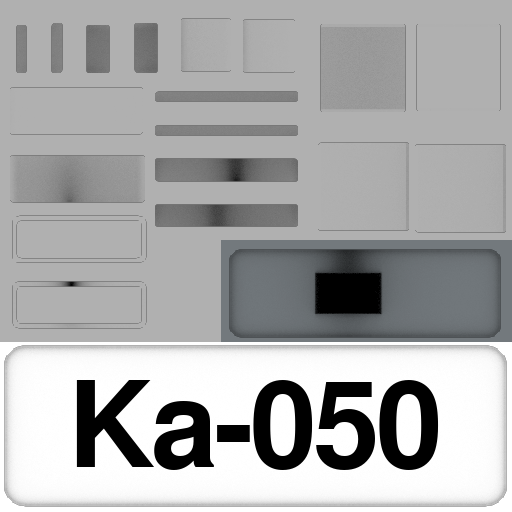
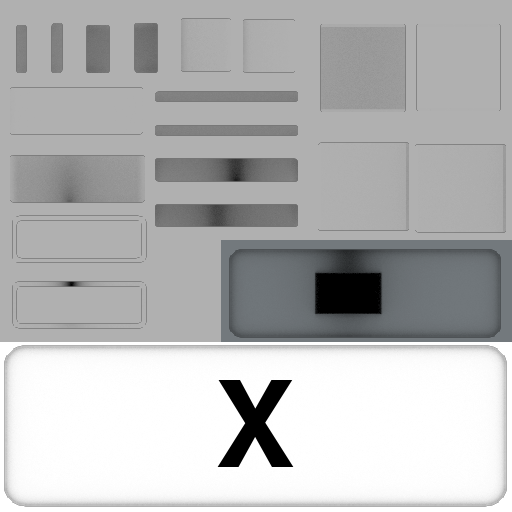
The second 512×512 image is a revision of the first. Changes to its layers:
painted on "N" over [76, 380, 439, 470]
